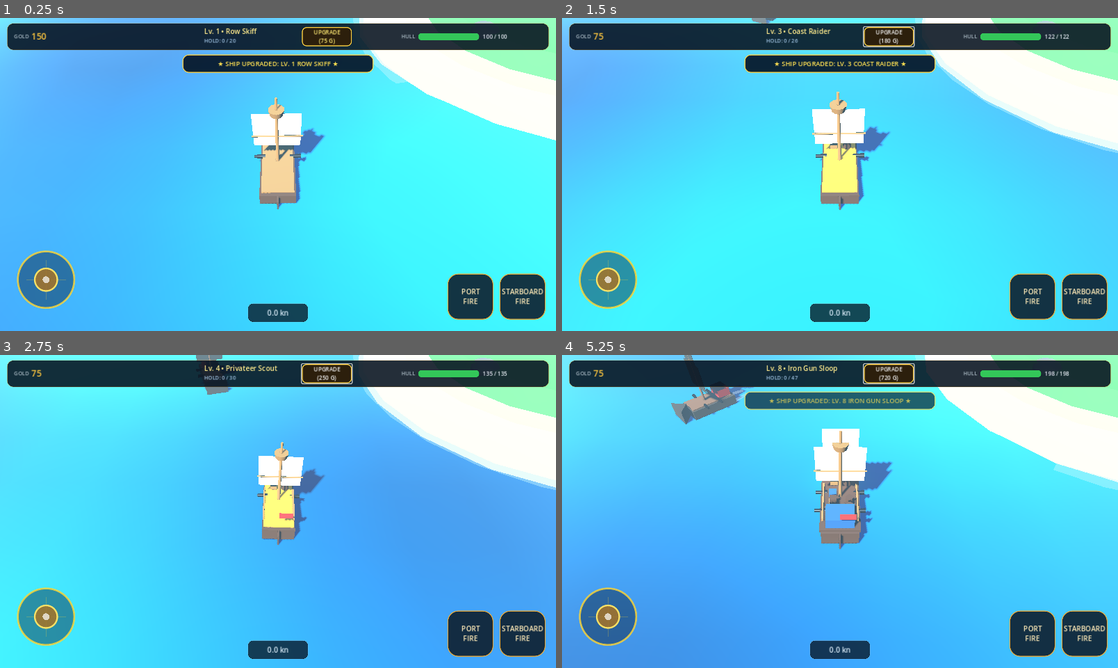
Above: before the commit, frames 1-4 (two rows, left to right).
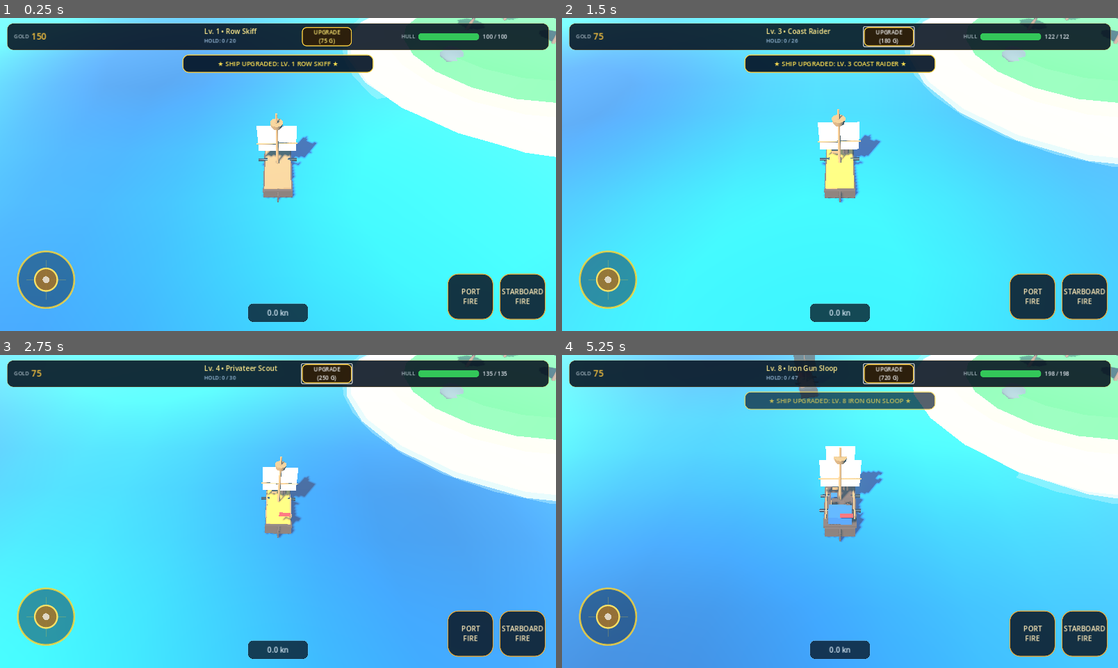
Above: after the commit, the same moments.

Repository: za99405com-ui/Pirate-Seasonline
Game: Godot game, scene res://scenes/world/world.tscn
Same seed, same stepped clock (60 frames per second), same inputs: the game is played once before the commit and once after it.
Inputs:
- Up to frame 1 (0.25 s): no input
- Up to frame 2 (1.5 s): click "UPGRADE (75 G)" at 0.5 s; click "UPGRADE (120 G)" at 1.25 s
- Up to frame 3 (2.75 s): click "UPGRADE (180 G)" at 2 s
- Up to frame 4 (5.25 s): click "UPGRADE (250 G)" at 2.75 s; click "UPGRADE (340 G)" at 3.5 s; click "UPGRADE (450 G)" at 4.25 s; click "UPGRADE (580 G)" at 5 s

The runs differ from the first frame. In frame 1, 8.5% of the frame differs, in the area x 0-100%, y 0-62%; in frame 2, 7.4%; in frame 3, 7.0%; in frame 4, 8.9%, in the area x 19-100%, y 0-62%.

Commit message:
camera: give combat more breathing room

Diff:
--- a/godot_game/scenes/world/world.tscn
+++ b/godot_game/scenes/world/world.tscn
@@ -133,9 +133,9 @@
 
 [node name="World" type="Node3D"]
 script = ExtResource("1_world")
-camera_offset = Vector3(0, 21, 18)
+camera_offset = Vector3(0, 24, 21)
 camera_follow_speed = 4.8
-camera_look_ahead = 4.0
+camera_look_ahead = 5.0
 
 [node name="WorldEnvironment" type="WorldEnvironment" parent="."]
 environment = SubResource("Env")
@@ -239,13 +239,13 @@
 position = Vector3(0, 0, 0)
 
 [node name="EnemyShip" parent="." instance=ExtResource("3_enemy")]
-position = Vector3(0, 0, -34)
+position = Vector3(0, 0, -58)
 rotation = Vector3(0, 0.78, 0)
 
 [node name="IsometricCamera" type="Camera3D" parent="."]
-position = Vector3(0, 21, 18)
+position = Vector3(0, 24, 21)
 rotation = Vector3(-0.862, 0, 0)
 current = true
-fov = 52.0
+fov = 55.0
 
 [node name="HUD" parent="." instance=ExtResource("4_hud")]
